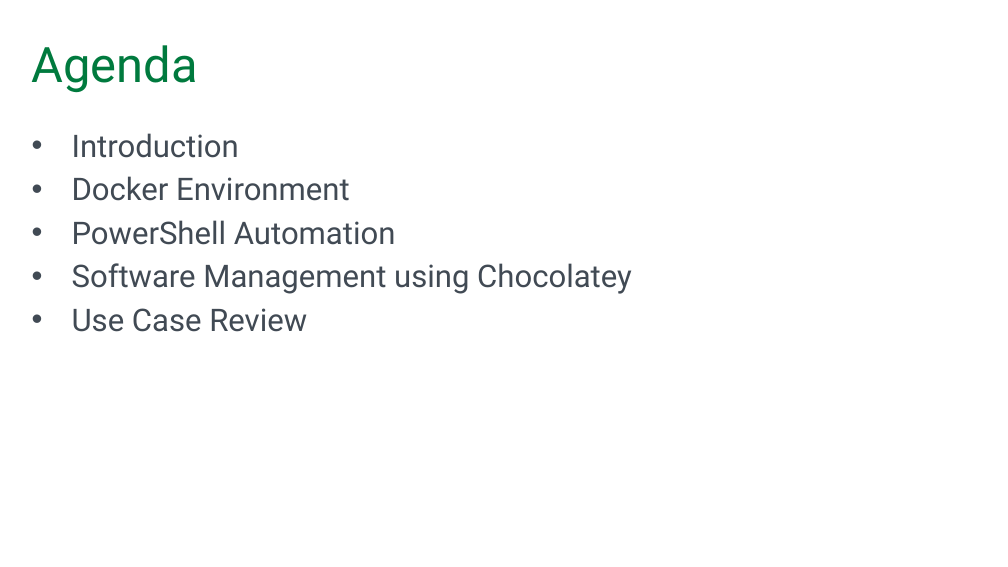
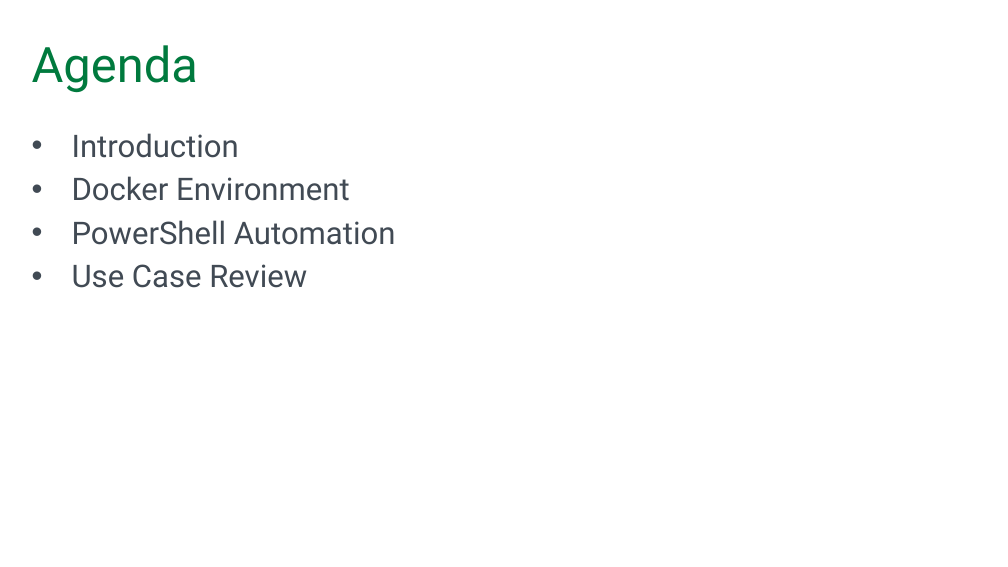
Before and after one commit to SQLPioneer/Presentations, a slide deck: slide 3 of Automation/EnvironmentAutomation.pptx (slide 7 before the commit). Drawn at 1008x567 pixels with LibreOffice and Linux fonts; fonts in the diff are those of the drawing; background and template pictures are left out. Boxes give left, top, right and bottom in pixels: in the first picture for what was removed or moved away, otherwise in the second. Text is boxed around its words. In the diff, an @@ line names an element or a change of style, - is before the commit and + after.

```diff
--- a/Automation/EnvironmentAutomation.pptx
+++ b/Automation/EnvironmentAutomation.pptx
@@ text at box(72, 263, 632, 294): paragraph removed @@
-• Software Management using Chocolatey
```
Also in this commit, not shown: 6 other slides changed, 9 slides removed.
